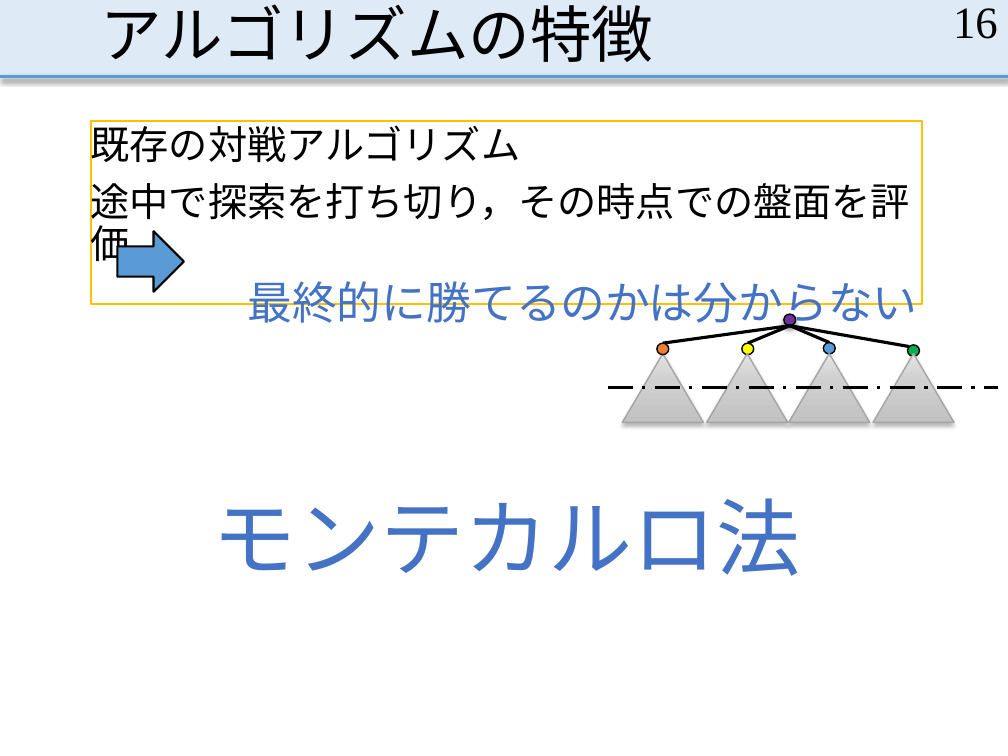
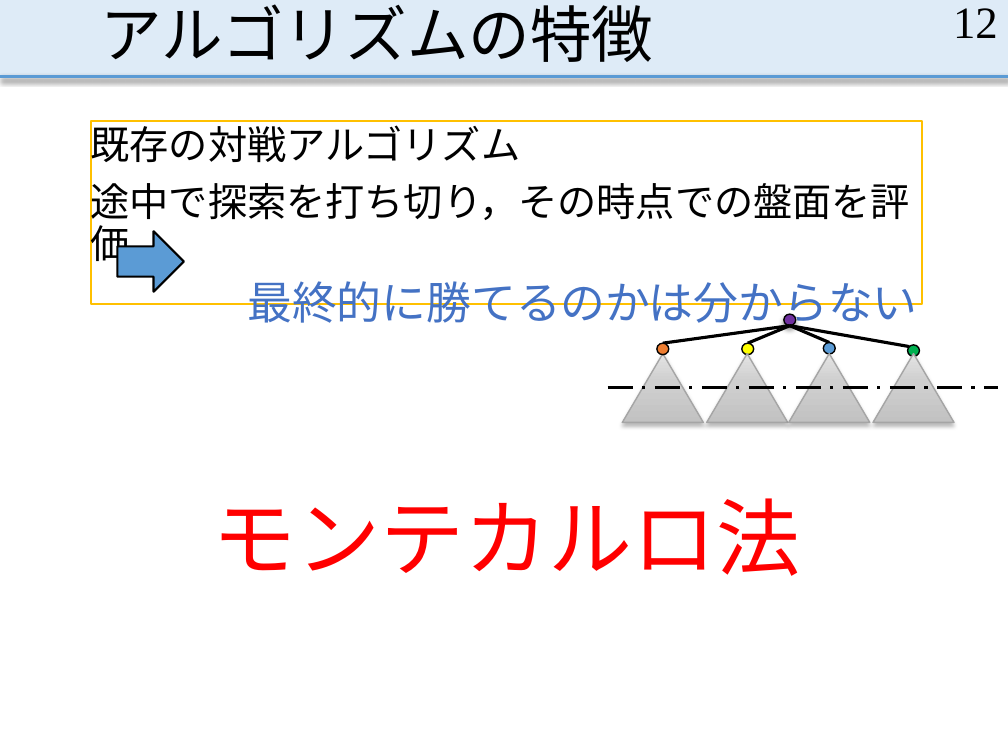
Before and after one commit to MasayaOda/SR, a slide deck: slide 12 of 190702oda.pptx (slide 16 before the commit). Drawn at 1008x756 pixels with LibreOffice and Linux fonts; fonts in the diff are those of the drawing. Boxes give left, top, right and bottom in pixels: in the first picture for what was removed or moved away, otherwise in the second. Text is boxed around its words. In the diff, an @@ line names an element or a change of style, - is before the commit and + after.

```diff
--- a/190702oda.pptx
+++ b/190702oda.pptx
@@ page number at (953, 8, 998, 38): text changed @@
-16
+12
@@ text "モンテカルロ法" at (213, 498, 801, 576): text colour gradient #203864 to #4472C4 to #8FAADC to #FF0000 @@
```
Also in this commit, not shown: 16 other slides changed, 7 slides added, 18 slides removed.
